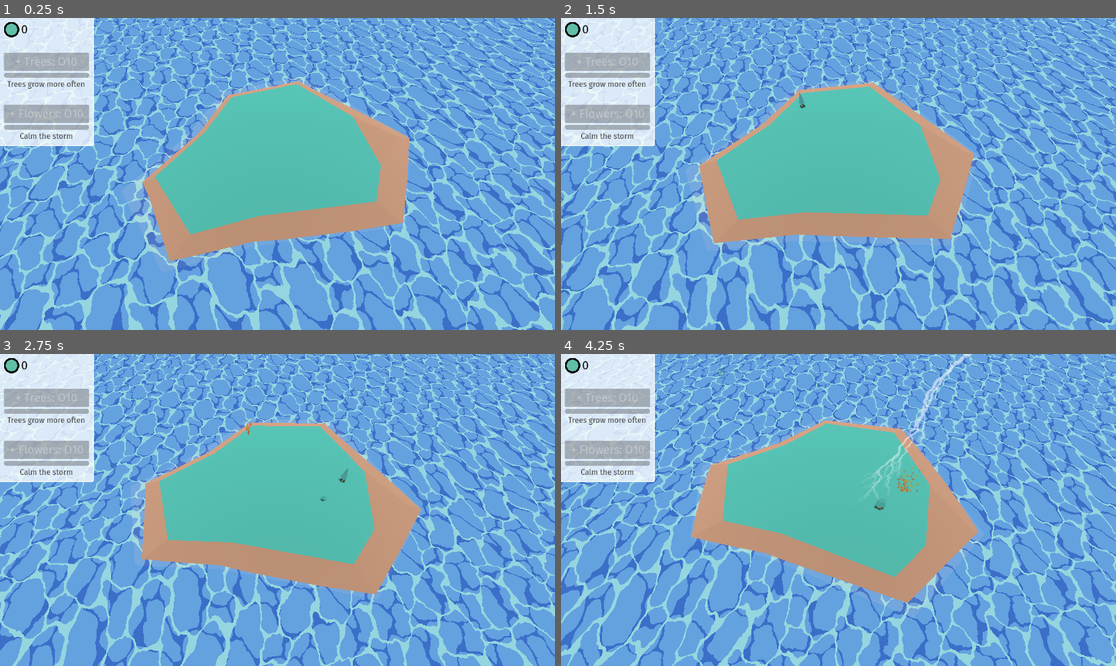
Above: before the commit, frames 1-4 (two rows, left to right).
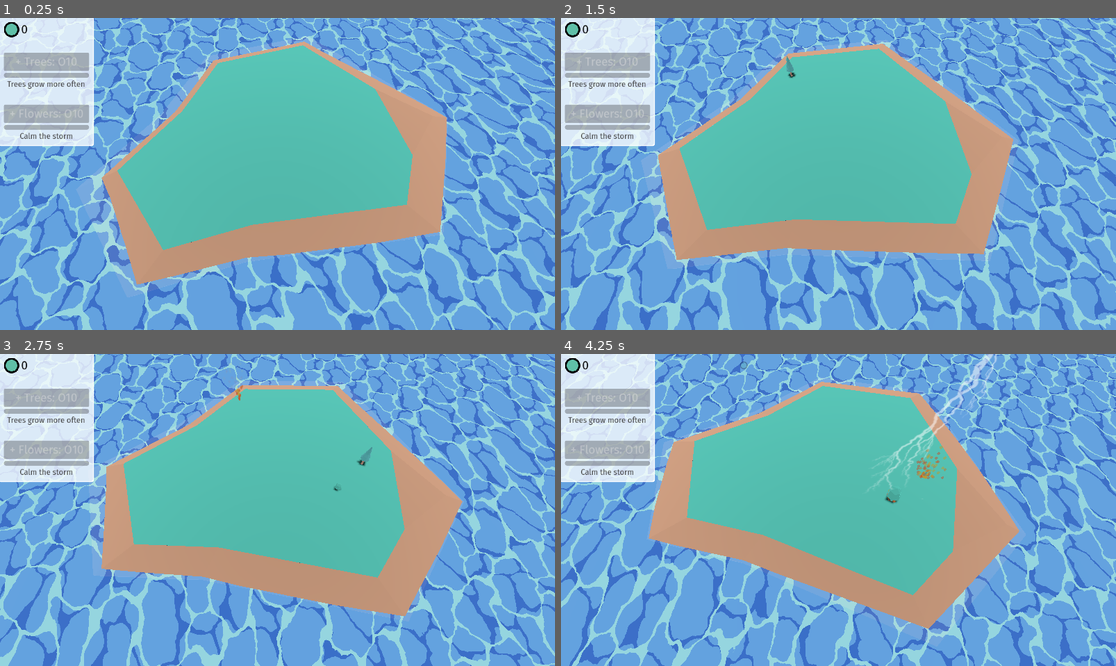
Above: after the commit, the same moments.

Repository: lumi-a/ecotomata
Game: Godot game, scene res://main.tscn
The game is run twice, just before and just after one commit, with the same random seed, the same clock (stepped at 60 frames per second) and the same inputs.
Inputs:
- Up to frame 1 (0.25 s): no input
- Up to frame 2 (1.5 s): no input
- Up to frame 3 (2.75 s): no input
- Up to frame 4 (4.25 s): no input

The runs differ from the first frame. In frame 1, 46% of the frame differs, in the area x 0-100%, y 0-100%; in frame 2, 46%; in frame 3, 45%; in frame 4, 47%.

Commit message:
Move camera closer to island

Diff:
--- a/main.tscn
+++ b/main.tscn
@@ -47,7 +47,7 @@
 script = ExtResource("1_lsrg4")
 
 [node name="camera" type="Camera3D" parent="camera_rotation"]
-transform = Transform3D(1, 0, 0, 0, 0.5, 0.866026, 0, -0.866026, 0.5, 0, 12.5, 10)
+transform = Transform3D(1, 0, 0, 0, 0.395546, 0.918447, 0, -0.918447, 0.395546, 0, 10, 7.5)
 
 [node name="water" type="MeshInstance3D" parent="."]
 mesh = SubResource("PlaneMesh_y60lx")
